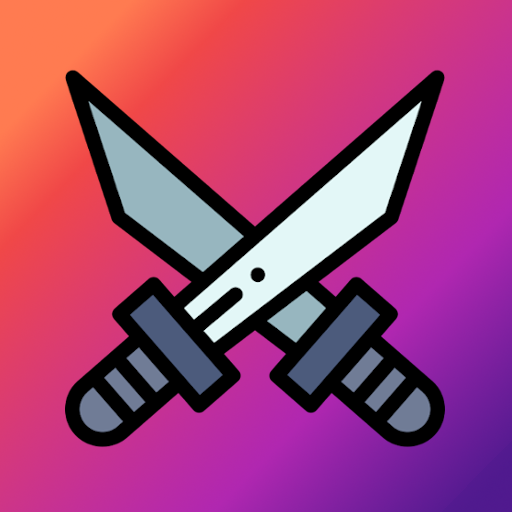
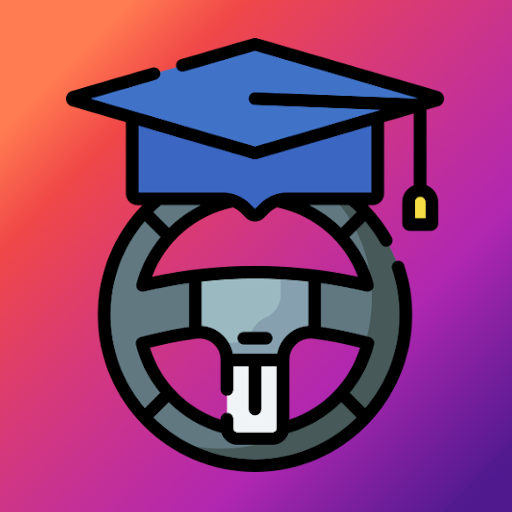
Before/after of a 512 × 512 layered artwork. What changed in the layer stack:
renamed "018-katana-1.svg" to "driving-school (1).svg", painted on it over [65, 38, 445, 472]